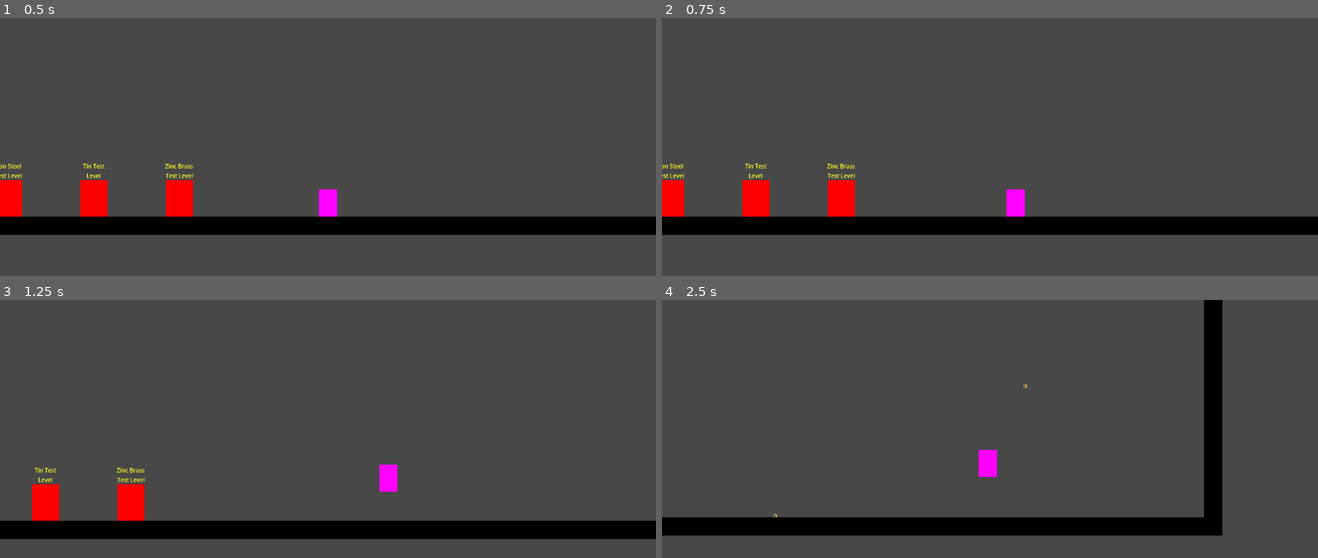
Above: before the commit, frames 1-4 (two rows, left to right).
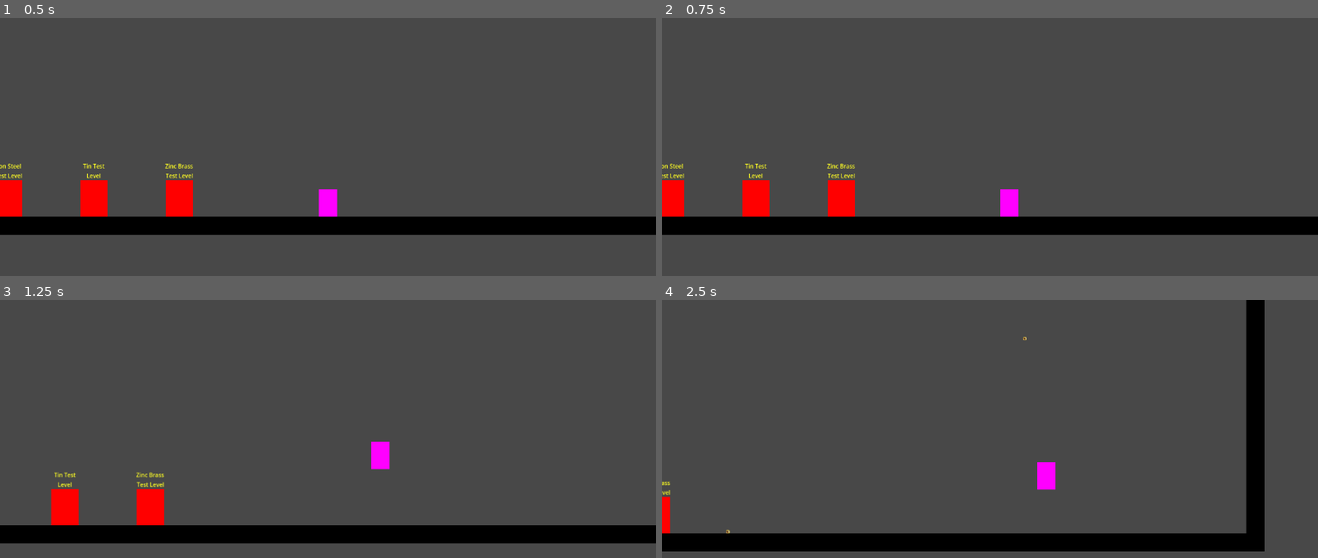
Above: after the commit, the same moments.

Repository: EdwardStanford7/MistbornGame
Game: Godot game, scene res://Levels/main.tscn
Same seed, same stepped clock (60 frames per second), same inputs: the game is played once before the commit and once after it.
Inputs (mouse positions are in pixels of both pictures, inside the frame that each line leads up to):
- Up to frame 1 (0.5 s): no input
- Up to frame 2 (0.75 s): tap Enter (enter_loading_zone) at 0.5 s; move the mouse to (1134, 183) at 0.52 s; hold D (right) from 0.53 s (still down); hold Shift (iron) from 0.53 s (still down)
- Up to frame 3 (1.25 s): keep holding D (right); keep holding Shift (iron); tap Space (jump) at 0.77, 1.07 s; tap Ctrl (steel) at 0.8 s
- Up to frame 4 (2.5 s): move the mouse to (858, 501) at 1.27 s; release Shift (iron) at 1.28 s; tap Ctrl (steel) at 1.35 s; tap Space (jump) at 1.52, 1.82, 2.3 s; click (858, 501) at 1.55 s; move the mouse to (1055, 403) at 2.02 s; release D (right) at 2.03 s; hold A (left) from 2.03 s (still down); click (1055, 403) at 2.1 s

Frame 1 is identical in both runs. In frame 2, 0.2% of the frame differs, in the area x 51-56%, y 66-78%; in frame 3, 6.0%; in frame 4, 17%, in the area x 0-92%, y 0-98%.

Commit message:
fixed I think
the kinks should be worked out and I should just need to tweak parameters now

Diff:
--- a/Characters/player.tscn
+++ b/Characters/player.tscn
@@ -14,12 +14,12 @@
 collision_layer = 2
 slide_on_ceiling = false
 script = ExtResource("1_7nm3l")
-friction = 0.85
-move_force = 2000
-jump_force = 17500
+friction_coefficient = 0.85
+movement_speed = 50
+jump_speed = 450
 pull_push_force = 1000
-mass = 30
-throw_force = 400
+mass = 650
+throw_speed = 750
 health = 100
 stun_time = 60
 coyote_time = 5
--- a/Prefabs/metal_plate.tscn
+++ b/Prefabs/metal_plate.tscn
@@ -10,7 +10,7 @@
 
 [node name="MetalPlate" type="StaticBody2D" groups=["Metal"]]
 script = ExtResource("1_us400")
-mass = 250.0
+mass = 75000.0
 
 [node name="CollisionShape2D" type="CollisionShape2D" parent="."]
 shape = SubResource("RectangleShape2D_p2fnx")
--- a/Scripts/coin.gd
+++ b/Scripts/coin.gd
@@ -9,11 +9,8 @@
 
 func _integrate_forces(state): # Deal with transfering forces back to the player here
 	if player:
-		var net_force = previous_linear_velocity * mass # do I need time here?
-		var unknown_force = net_force - force_since_last_frame # What about this calculation isn't working
-		print("transfered force")
-		print(unknown_force)
-		print()
+		var net_force = (state.linear_velocity - previous_linear_velocity) / state.step * mass
+		var unknown_force = net_force - force_since_last_frame
 		player.apply_force(unknown_force)
 
 	previous_linear_velocity = state.linear_velocity
@@ -25,8 +22,6 @@
 
 	force_since_last_frame += pull_strength * player_mass * direction / distance
 	self.apply_force(pull_strength * player_mass * direction / distance)
-	print("pull strength")
-	print(pull_strength * player_mass * direction / distance)
 	return pull_strength * mass * -direction / distance
 
 func push(player_position: Vector2, push_strength: float, player_mass: float) -> Vector2:
@@ -35,8 +30,6 @@
 
 	force_since_last_frame += push_strength * player_mass * direction / distance
 	self.apply_force(push_strength * player_mass * direction / distance)
-	print("push strength")
-	print(push_strength * player_mass * direction / distance)
 	return push_strength * mass * -direction / distance
 
 func on_body_entered(other):
--- a/Scripts/player.gd
+++ b/Scripts/player.gd
@@ -24,12 +24,17 @@
 static var atium_unlocked = false
 
 # Parameters
-@export var friction: float
-@export var move_force: int
-@export var jump_force: int
+@export var friction_coefficient: float
+## meters per second
+@export var movement_speed: int
+## meters per second
+@export var jump_speed: int
+## newtons ig doesn't really matter for this one
 @export var pull_push_force: int
+## kilograms
 @export var mass: int
-@export var throw_force: int
+## newtons again prolly
+@export var throw_speed: int
 @export var health: int
 ## This value is in physics update frames (1/60 second)
 @export var stun_time: int
@@ -58,7 +63,7 @@
 	coyote_update()
 
 	if is_stunned:
-		stun_update()
+		stun_update(_delta)
 		return
 
 	# Allomantic actions
@@ -77,12 +82,12 @@
 
 	# Other actions
 	handle_loading_zone_input()
-	handle_throw_coin_input()
-	handle_jump_input()
-	handle_move_input()
+	handle_throw_coin_input(_delta)
+	handle_jump_input(_delta)
+	handle_move_input(_delta)
 
 	# Finalize physics
-	compute_physics()
+	compute_physics(_delta)
 
 # Basic player functionality section
 func handle_loading_zone_input():
@@ -90,40 +95,40 @@
 		enter_loading_zone.emit()
 
 func handle_friction():
-	if is_on_floor() || is_on_ceiling():# && force_per_frame.y > 0:
-		velocity.x *= friction
+	if is_on_floor() || is_on_ceiling():
+		velocity.x *= friction_coefficient
 		return
 
 	if is_on_wall():
-		velocity.y *= friction
+		velocity.y *= friction_coefficient
 		return
 
 func handle_gravity():
-	force_per_frame.y += gravity
-
-func handle_jump_input():
+	force_per_frame.y += gravity * mass
+
+func handle_jump_input(delta):
 	if Input.is_action_just_pressed("jump"):
 		if has_jump:
 			if pewter_unlocked:
-				force_per_frame.y -= (jump_force * 1.2)
+				force_per_frame.y -= (jump_speed / delta) * 1.2 * mass
 			else:
-				force_per_frame.y -= jump_force
+				force_per_frame.y -= (jump_speed / delta) * mass
 			has_jump = false
 
-func handle_move_input():
+func handle_move_input(delta):
 	var direction = Input.get_axis("left", "right")
 	if has_jump:
 		if direction:
-			force_per_frame.x = direction * move_force
-
-func handle_throw_coin_input():
+			force_per_frame.x = direction * mass * (movement_speed / delta)
+
+func handle_throw_coin_input(delta):
 	if Input.is_action_just_pressed("throw_coin"):
 		var direction = (get_viewport().get_mouse_position() - self.get_global_transform_with_canvas().origin).normalized()
 		var coin = preload("res://Prefabs/coin.tscn").instantiate()
 
 		get_tree().root.get_child(0).add_child(coin)
 		coin.position = self.position + (direction * 35) # Math here to make spawning location work. Can't spawn inside floors or walls but need 360 degree for in air
-		coin.apply_force(direction * throw_force)
+		coin.apply_force(direction * coin.mass * (throw_speed / delta))
 
 # Allomancy section
 func handle_iron_input():
@@ -178,9 +183,9 @@
 		brass_released.emit()
 
 # Helpers
-func compute_physics():
+func compute_physics(delta):
 	handle_gravity()
-	velocity += force_per_frame / mass
+	velocity += force_per_frame * (delta / mass)
 	handle_friction()
 	move_and_slide()
 	force_per_frame = Vector2(0, 0)
@@ -213,9 +218,9 @@
 	is_stunned = true
 	stun_timer = stun_time
 
-func stun_update():
+func stun_update(_delta):
 	stun_timer -= 1
-	compute_physics()
+	compute_physics(_delta)
 	if stun_timer <= 0:
 		is_stunned = false
 
